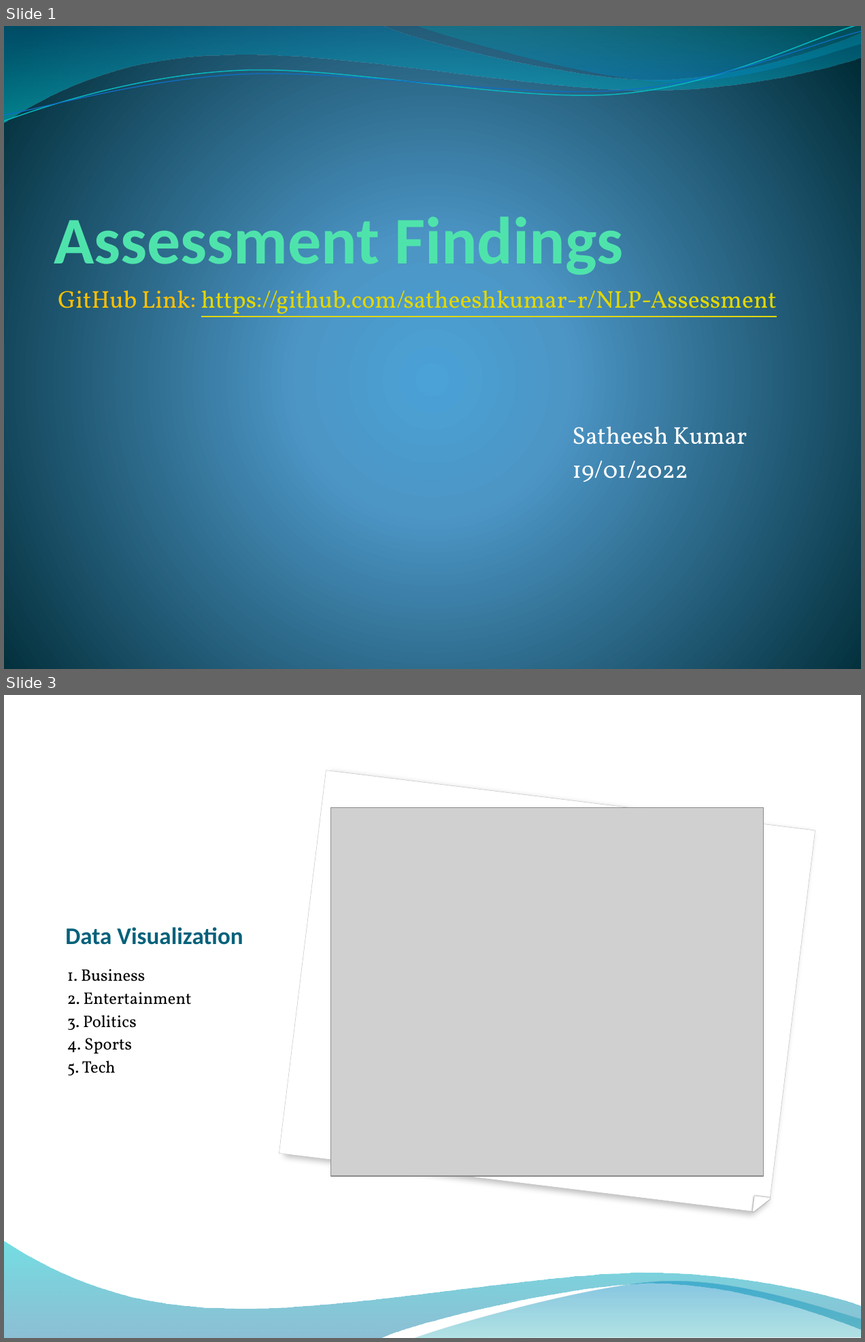
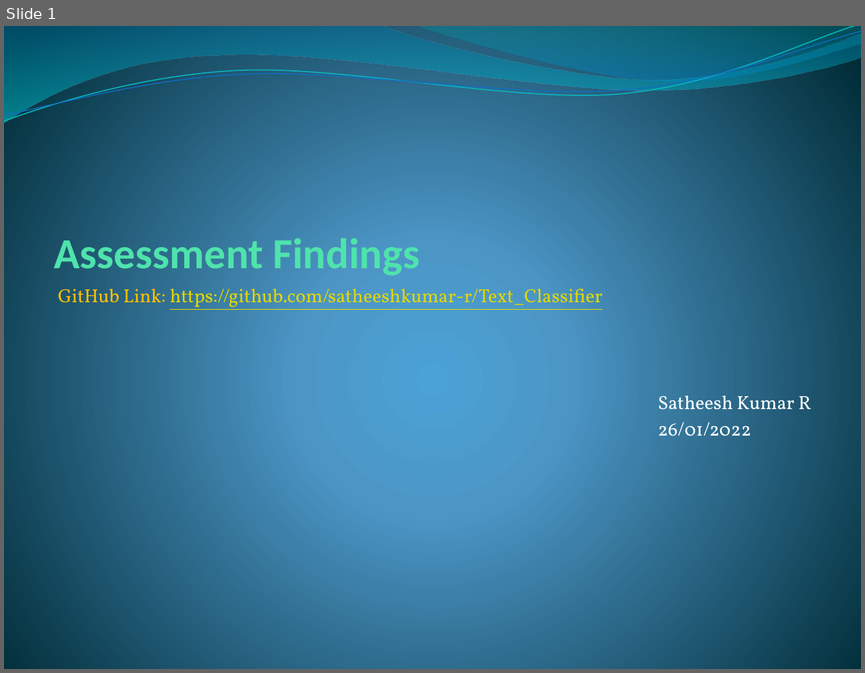
Before and after one commit to satheeshkumar-r/NLP-Assessment, a slide deck: Analysis & Insights.pptx. Shown one above the other, each under a label of ours: slides 1 and 3 before the commit, slide 1 after it; the slides between them are not shown. The pictures are 865x1342 and 865x673 pixels, drawn with LibreOffice and Linux fonts; fonts in the diff are those of the drawing; grey boxes stand for pictures; background and template pictures are left out. Boxes give left, top, right and bottom in pixels: in the first picture for what was removed or moved away, otherwise in the second. Text is boxed around its words. In the diff, an @@ line names an element or a change of style, - is before the commit and + after.

```diff
--- a/Analysis & Insights.pptx
+++ b/Analysis & Insights.pptx
@@ slide 3 removed at box(4, 695, 861, 1338), background picture (left out) @@
@@ snip round rect removed at box(279, 770, 815, 1212) @@
@@ picture removed at box(330, 807, 763, 1176) @@
@@ title removed at box(65, 927, 243, 945) @@
-Data Visualization
@@ text removed at box(67, 969, 192, 1075) @@
-1. Business
-2. Entertainment
-3. Politics
-4. Sports
-5. Tech
@@ right triangle removed at box(753, 1196, 769, 1212) @@
@@ freeform shape removed at box(4, 1240, 861, 1338) @@
@@ freeform shape removed at box(415, 1278, 861, 1338) @@
@@ slide 1 changed as well @@
@@ title "Assessment Findings" at box(54, 233, 419, 279): size 56 to 36 pt @@
@@ text at box(58, 284, 811, 436): text changed; size 20.4 to 16 pt @@
-GitHub Link: https://github.com/satheeshkumar-r/NLP-Assessment
-Satheesh Kumar
-19/01/2022
+GitHub Link: https://github.com/satheeshkumar-r/Text_Classifier
+Satheesh Kumar R
+26/01/2022
```
Also in this commit, not shown: 5 slides added, 2 other slides removed, 1 other file.
